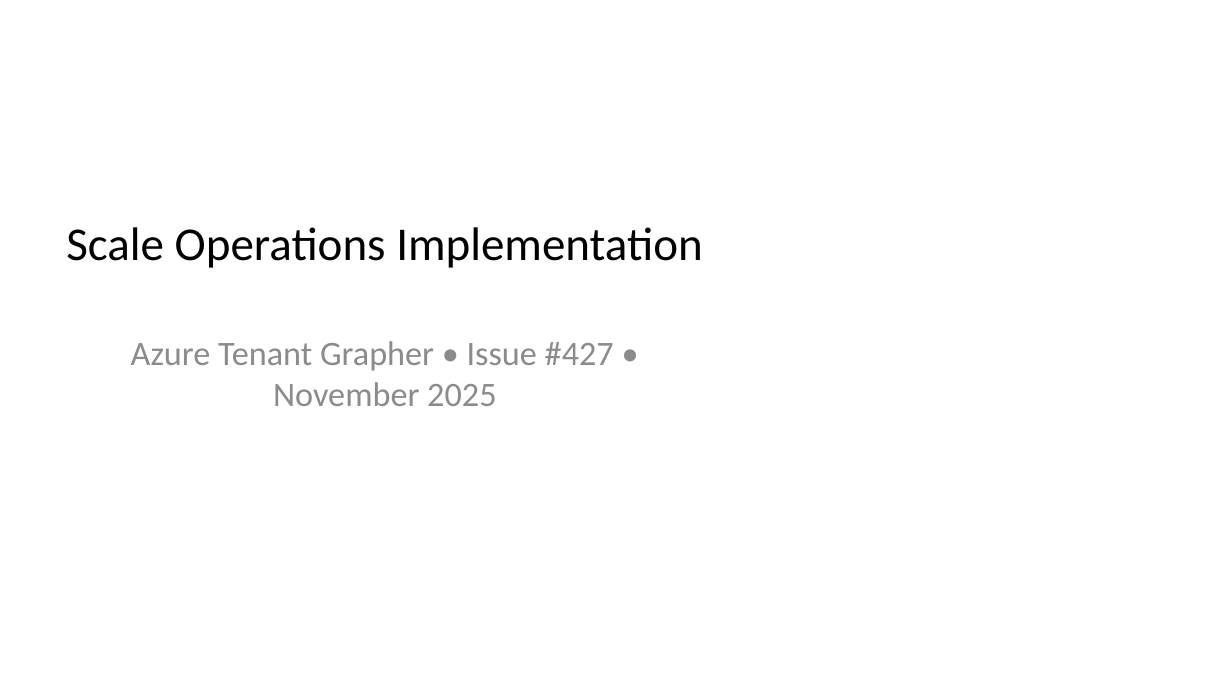
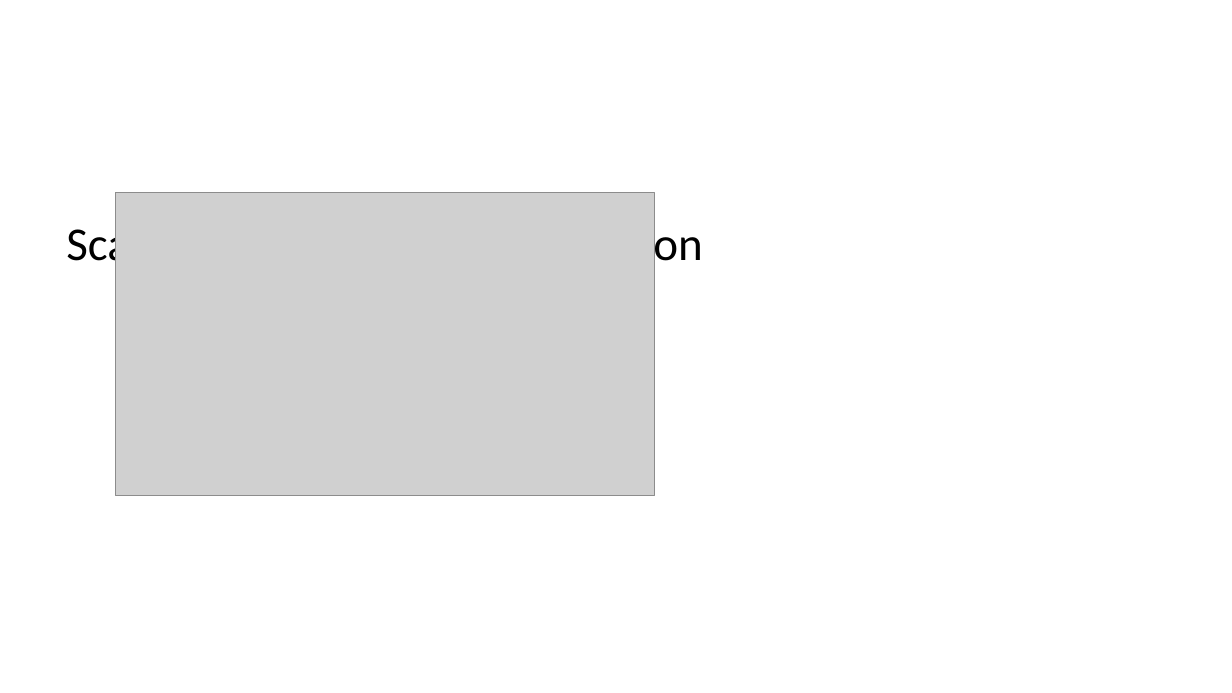
Before and after one commit to rysweet/azure-tenant-grapher, a slide deck: slide 1 of Scale_Operations_Implementation.pptx. Drawn at 1232x693 pixels with LibreOffice and Linux fonts; fonts in the diff are those of the drawing; grey boxes stand for pictures. Boxes give left, top, right and bottom in pixels: in the first picture for what was removed or moved away, otherwise in the second. Text is boxed around its words. In the diff, an @@ line names an element or a change of style, - is before the commit and + after.

```diff
--- a/Scale_Operations_Implementation.pptx
+++ b/Scale_Operations_Implementation.pptx
@@ picture added at box(116, 192, 654, 496) @@
@@ subtitle removed at box(131, 341, 614, 406) @@
-Azure Tenant Grapher • Issue #427 • November 2025
```
